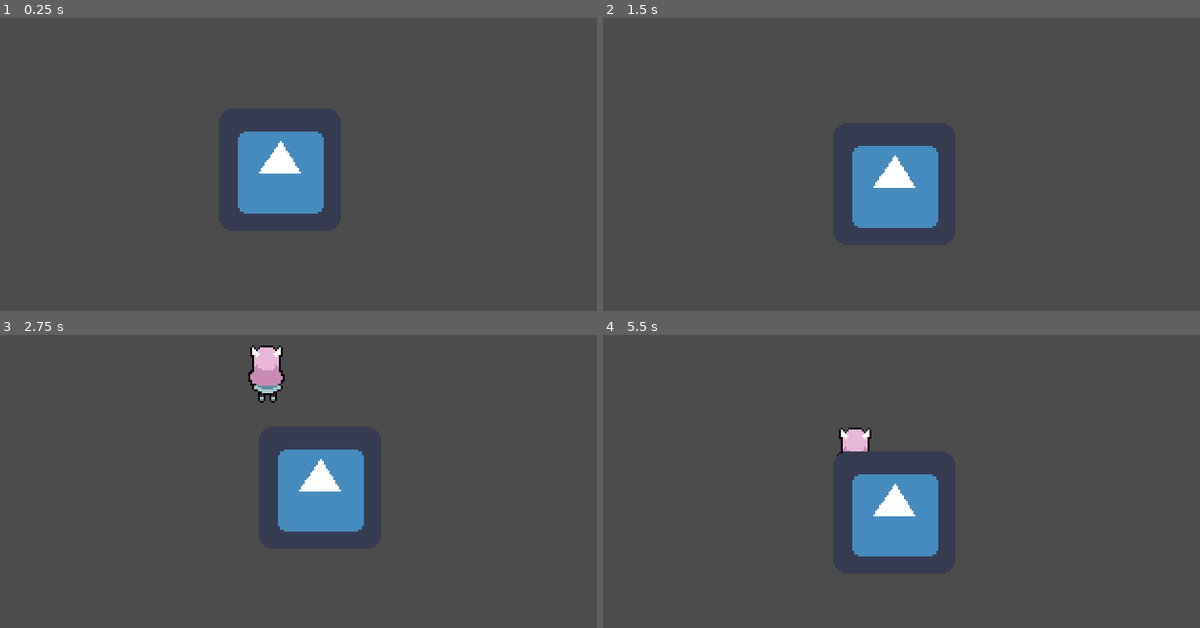
Above: before the commit, frames 1-4 (two rows, left to right).
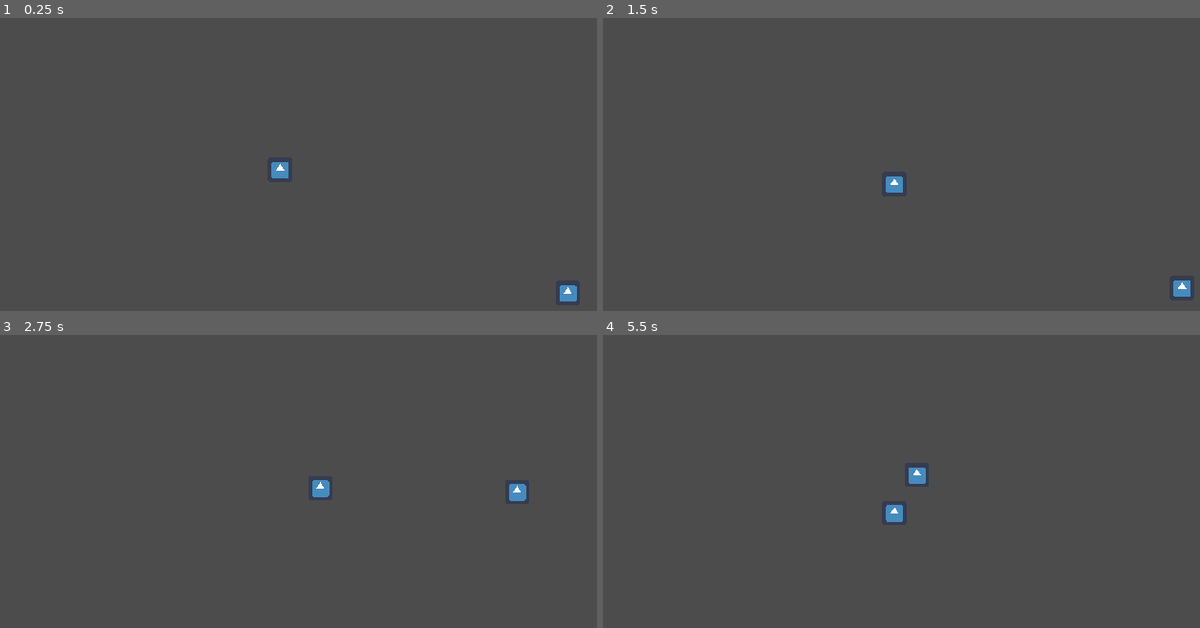
Above: after the commit, the same moments.

Repository: jalvarez2016/Dream-Away
Game: Godot game, scene res://World.tscn
Two runs of this game, one before a commit and one after it. Both use one fixed random seed, a clock stepped at 60 frames per second and the inputs below. The engine's default icon, where the game draws it, is replaced by a stand-in: a white triangle on a blue panel in a dark square.
Inputs:
- Up to frame 1 (0.25 s): no input
- Up to frame 2 (1.5 s): hold Right (ui_right) 0.53-1.28 s; tap Enter at 1.25 s; hold Down (ui_down) from 1.28 s (still down)
- Up to frame 3 (2.75 s): release Down (ui_down) at 2.03 s; hold Right (ui_right) from 2.03 s (still down)
- Up to frame 4 (5.5 s): release Right (ui_right) at 2.78 s; hold Up (ui_up) 2.78-3.53 s; hold Left (ui_left) 3.53-5.03 s; tap Space at 5 s; hold Down (ui_down) from 5.03 s (still down)

The runs differ from the first frame. In frame 1, 4.1% of the frame differs, in the area x 39-97%, y 38-97%; in frame 2, 4.1%; in frame 3, 5.0%, in the area x 41-89%, y 3-68%; in frame 4, 4.3%.

Commit message:
Progress: Enemy follow

Diff:
--- a/Enemies/Enemy.gd
+++ b/Enemies/Enemy.gd
@@ -6,11 +6,29 @@
 }
 
 var state = WANDER
-
-func _process(delta):
-	pass
+var player = null
+var WALK_SPEED = 80
 
 
+func _can_see_Player():
+	return player != null
+
 func _on_can_see_player(area):
-	print("player entered area")
-	print(area)
+	if area.find_parent("Player"):
+		print("player object")
+		player = area.find_parent('Player')
+		state = CHASE
+
+func _on_DetectionZone_area_exited(area):
+	player = null
+	print("exited")
+
+func _physics_process(delta):
+	if _can_see_Player():
+		match state:
+			CHASE:
+				var direction = (player.position - position).normalized()
+				direction = move_and_slide(direction * WALK_SPEED)
+				pass
+			WANDER:
+				pass
--- a/Enemies/Enemy.tscn
+++ b/Enemies/Enemy.tscn
@@ -11,7 +11,7 @@
 [node name="Enemy" type="KinematicBody2D"]
 script = ExtResource( 2 )
 
-[node name="CollisionShape2D" type="CollisionShape2D" parent="."]
+[node name="HitBox" type="CollisionShape2D" parent="."]
 shape = SubResource( 1 )
 
 [node name="Sprite" type="Sprite" parent="."]
@@ -26,3 +26,4 @@
 shape = SubResource( 2 )
 
 [connection signal="area_entered" from="DetectionZone" to="." method="_on_can_see_player"]
+[connection signal="area_exited" from="DetectionZone" to="." method="_on_DetectionZone_area_exited"]
--- a/Players/Player.gd
+++ b/Players/Player.gd
@@ -29,10 +29,8 @@
 
 	match state:
 		IDLE:
-			print('idle')
 			velocity = velocity.move_toward(Vector2.ZERO, FRICTION * delta)
 		WALK:
-			print("walking")
 
 #			#animation logic
 #			if input_vector.x > 0:
--- /dev/null
+++ b/Utils/Battle.tscn
@@ -0,0 +1,10 @@
+[gd_scene load_steps=2 format=2]
+
+[ext_resource path="res://Utils/BattleScript.gd" type="Script" id=1]
+
+[node name="BattleInfo" type="Node2D"]
+script = ExtResource( 1 )
+
+[node name="Players" type="Node2D" parent="."]
+
+[node name="Enemies" type="Node2D" parent="."]
--- /dev/null
+++ b/Utils/BattleScript.gd
@@ -0,0 +1,15 @@
+extends Node2D
+
+# Declare member variables here. Examples:
+# var a = 2
+# var b = "text"
+
+
+# Called when the node enters the scene tree for the first time.
+func _ready():
+	pass # Replace with function body.
+
+
+# Called every frame. 'delta' is the elapsed time since the previous frame.
+#func _process(delta):
+#	pass
--- a/World.tscn
+++ b/World.tscn
@@ -1,12 +1,19 @@
-[gd_scene load_steps=18 format=2]
+[gd_scene load_steps=22 format=2]
 
 [ext_resource path="res://Players/Lia.png" type="Texture" id=1]
 [ext_resource path="res://Players/Player.tscn" type="PackedScene" id=2]
 [ext_resource path="res://Players/Player.gd" type="Script" id=3]
 [ext_resource path="res://icon.png" type="Texture" id=4]
-
-[sub_resource type="Animation" id=1]
-resource_name = "BackIdle"
+[ext_resource path="res://Enemies/Enemy.tscn" type="PackedScene" id=5]
+[ext_resource path="res://WorldManager.gd" type="Script" id=6]
+
+[sub_resource type="CircleShape2D" id=1]
+radius = 47.4341
+
+[sub_resource type="CapsuleShape2D" id=15]
+height = 9.50339
+
+[sub_resource type="Animation" id=2]
 length = 0.1
 loop = true
 tracks/0/type = "value"
@@ -22,8 +29,7 @@
 "values": [ 24 ]
 }
 
-[sub_resource type="Animation" id=2]
-resource_name = "BackWalk"
+[sub_resource type="Animation" id=3]
 length = 0.6
 loop = true
 tracks/0/type = "value"
@@ -39,8 +45,7 @@
 "values": [ 24, 25, 26, 27, 28, 29 ]
 }
 
-[sub_resource type="Animation" id=3]
-resource_name = "BattleIdle"
+[sub_resource type="Animation" id=4]
 length = 0.6
 loop = true
 tracks/0/type = "value"
@@ -56,8 +61,7 @@
 "values": [ 30, 31, 32, 33, 34, 35 ]
 }
 
-[sub_resource type="Animation" id=4]
-resource_name = "Block"
+[sub_resource type="Animation" id=5]
 length = 0.2
 tracks/0/type = "value"
 tracks/0/path = NodePath(".:frame")
@@ -72,8 +76,7 @@
 "values": [ 51, 52 ]
 }
 
-[sub_resource type="Animation" id=5]
-resource_name = "CastMagic"
+[sub_resource type="Animation" id=6]
 length = 1.6
 tracks/0/type = "value"
 tracks/0/path = NodePath(".:frame")
@@ -88,8 +91,7 @@
 "values": [ 35, 36, 37, 38, 39, 40, 41, 42, 43, 44, 45, 46, 47, 48, 49, 50 ]
 }
 
-[sub_resource type="Animation" id=6]
-resource_name = "Faint"
+[sub_resource type="Animation" id=7]
 length = 0.8
 tracks/0/type = "value"
 tracks/0/path = NodePath(".:frame")
@@ -136,8 +138,7 @@
 "values": [ 0, 1, 2, 3, 4, 5 ]
 }
 
-[sub_resource type="Animation" id=9]
-resource_name = "LeftIdle"
+[sub_resource type="Animation" id=10]
 length = 0.1
 loop = true
 tracks/0/type = "value"
@@ -153,8 +154,7 @@
 "values": [ 15 ]
 }
 
-[sub_resource type="Animation" id=10]
-resource_name = "LeftWalk"
+[sub_resource type="Animation" id=11]
 length = 0.9
 loop = true
 tracks/0/type = "value"
@@ -218,6 +218,7 @@
 }
 
 [node name="World" type="Node2D"]
+script = ExtResource( 6 )
 
 [node name="Player" parent="." instance=ExtResource( 2 )]
 position = Vector2( 160, 90 )
@@ -225,6 +226,7 @@
 script = ExtResource( 3 )
 
 [node name="Sprite" parent="Player" index="0"]
+scale = Vector2( 0.2, 0.2 )
 texture = ExtResource( 4 )
 
 [node name="Stats" parent="Player" index="3"]
@@ -233,11 +235,23 @@
 agility = 5
 speed = 5
 
-[node name="Camera2D" type="Camera2D" parent="Player"]
+[node name="PlayerCamera" type="Camera2D" parent="Player"]
 current = true
 smoothing_enabled = true
 
+[node name="PlayerDetectionArea" type="Area2D" parent="Player"]
+
+[node name="PlayerDetectionShape" type="CollisionShape2D" parent="Player/PlayerDetectionArea"]
+shape = SubResource( 1 )
+
+[node name="PlayerBattleArea" type="Area2D" parent="Player"]
+position = Vector2( 0, 4 )
+
+[node name="CollisionShape2D" type="CollisionShape2D" parent="Player/PlayerBattleArea"]
+shape = SubResource( 15 )
+
 [node name="Lia" parent="." instance=ExtResource( 2 )]
+visible = false
 position = Vector2( 160, 90 )
 z_index = 1
 
@@ -247,24 +261,29 @@
 frame = 24
 
 [node name="AnimationPlayer" parent="Lia" index="1"]
-anims/BackIdle = SubResource( 1 )
-anims/BackWalk = SubResource( 2 )
-anims/BattleIdle = SubResource( 3 )
-anims/Block = SubResource( 4 )
-anims/CastMagic = SubResource( 5 )
-anims/Faint = SubResource( 6 )
-anims/FrontIdle = SubResource( 7 )
-anims/FrontWalk = SubResource( 8 )
-anims/LeftIdle = SubResource( 9 )
-anims/LeftWalk = SubResource( 10 )
-anims/RESET = SubResource( 11 )
-anims/RightIdle = SubResource( 12 )
-anims/RightWalk = SubResource( 13 )
+anims/BackIdle = SubResource( 2 )
+anims/BackWalk = SubResource( 3 )
+anims/BattleIdle = SubResource( 4 )
+anims/Block = SubResource( 5 )
+anims/CastMagic = SubResource( 6 )
+anims/Faint = SubResource( 7 )
+anims/FrontIdle = SubResource( 8 )
+anims/FrontWalk = SubResource( 9 )
+anims/LeftIdle = SubResource( 10 )
+anims/LeftWalk = SubResource( 11 )
+anims/RESET = SubResource( 12 )
+anims/RightIdle = SubResource( 13 )
+anims/RightWalk = SubResource( 14 )
 
 [node name="Seigi" parent="." instance=ExtResource( 2 )]
 visible = false
 position = Vector2( 160, 90 )
 
+[node name="Enemy" parent="." instance=ExtResource( 5 )]
+position = Vector2( 290.535, 154.57 )
+
+[connection signal="area_entered" from="Player/PlayerBattleArea" to="." method="_on_PlayerBattleArea_area_entered"]
+
 [editable path="Player"]
 [editable path="Lia"]
 [editable path="Seigi"]
--- /dev/null
+++ b/WorldManager.gd
@@ -0,0 +1,24 @@
+extends Node2D
+
+
+# Declare local paramaters to pass to battle scene
+var players
+var enemies
+
+# Called when the node enters the scene tree for the first time.
+func _ready():
+	pass # Replace with function body.
+
+
+# Called every frame. 'delta' is the elapsed time since the previous frame.
+#func _process(delta):
+#	pass
+
+func _on_PlayerBattleArea_area_entered(area):
+	if area.find_parent("Enemy"):
+		players = get_tree().get_nodes_in_group('player')
+		enemies = get_tree().get_nodes_in_group('enemies')
+		print([players, enemies])
+		print("battle start")
+#		transition to battle scene
+	pass # Replace with function body.
Not shown: 5 places in World.tscn that only renumber resources
